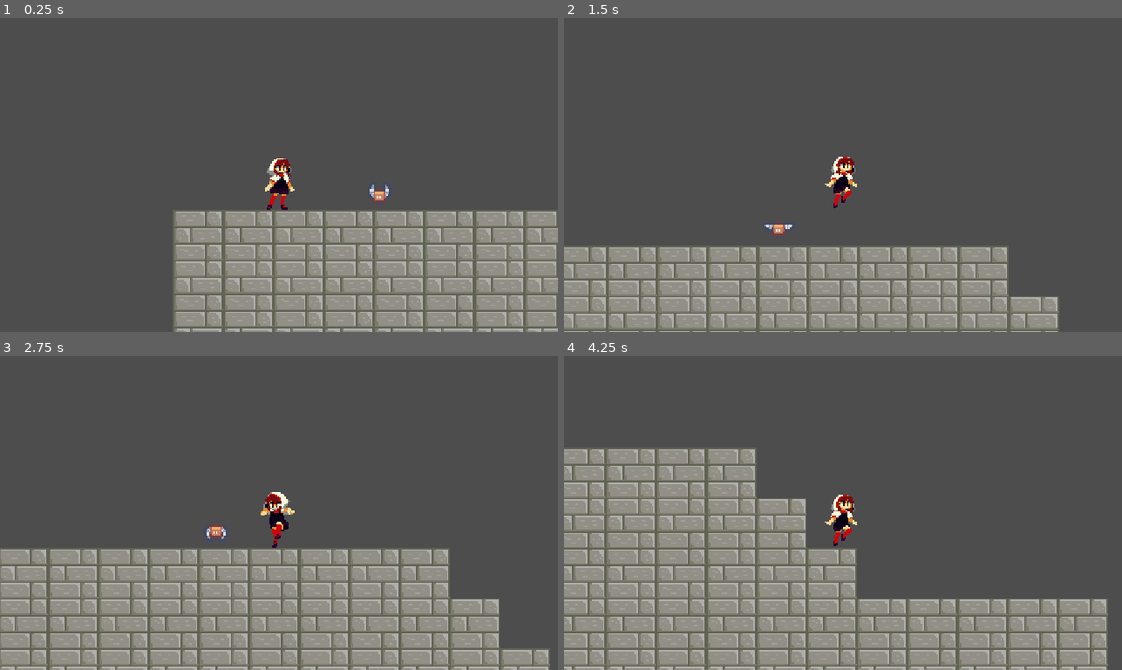
Above: before the commit, frames 1-4 (two rows, left to right).
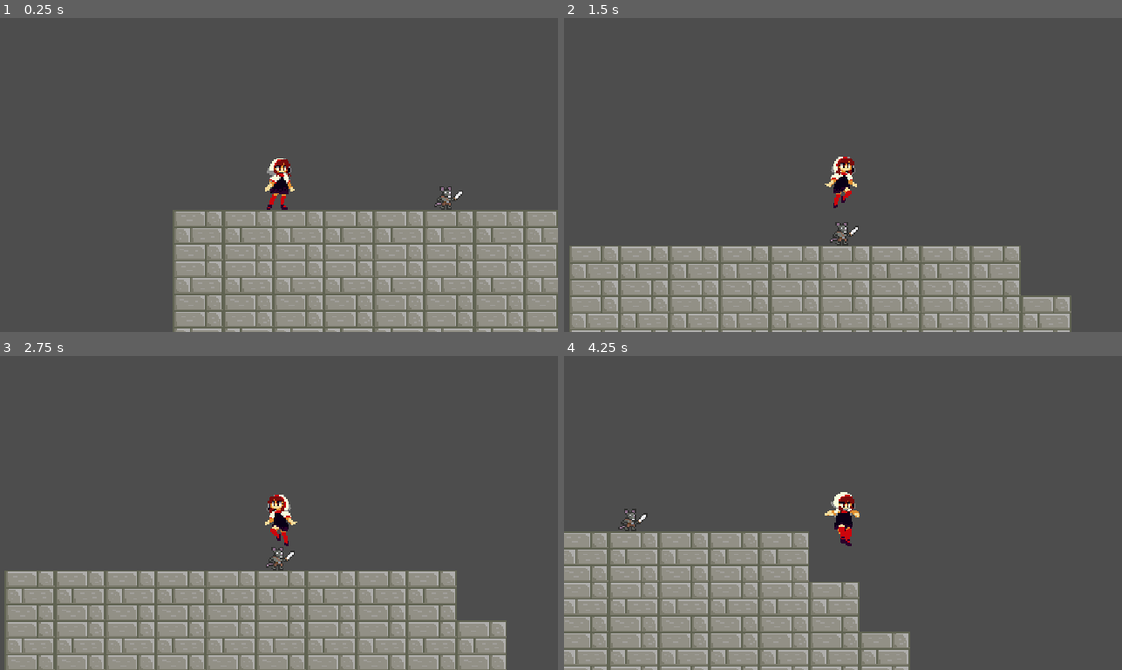
Above: after the commit, the same moments.

Repository: radagon828/GodotFourRepository
Game: Godot game, scene res://Scenes/Levels/DungeonOne.tscn
The game is run twice, just before and just after one commit, with the same random seed, the same clock (stepped at 60 frames per second) and the same inputs.
Inputs:
- Up to frame 1 (0.25 s): no input
- Up to frame 2 (1.5 s): hold Space (jump) 0.53-1.28 s; hold D (move_right) from 0.53 s (still down); tap E (attack) at 0.6 s; tap Space (jump) at 1.35 s
- Up to frame 3 (2.75 s): tap Space (jump) at 1.52, 1.82 s; tap E (attack) at 1.55, 2.1 s; release D (move_right) at 2.03 s; hold A (move_left) from 2.03 s (still down); hold Space (jump) from 2.03 s (still down)
- Up to frame 4 (4.25 s): release A (move_left) at 2.78 s; release Space (jump) at 2.78 s; hold D (move_right) from 2.78 s (still down); tap F (roll) at 2.85 s; tap Space (jump) at 3.02, 3.32 s; tap E (attack) at 3.05, 3.6 s; hold Space (jump) from 3.53 s (still down)

The runs differ from the first frame. In frame 1, 0.3% of the frame differs, in the area x 66-83%, y 53-62%; in frame 2, 10%; in frame 3, 25%, in the area x 0-99%, y 43-100%; in frame 4, 24%.

Commit message:
added new enemy and fix pursueing of the fly enemy

Diff:
--- /dev/null
+++ b/DemonASpect/Overlap/stats.tscn
@@ -0,0 +1,7 @@
+[gd_scene load_steps=2 format=3 uid="uid://bc8ifdp44oq5k"]
+
+[ext_resource type="Script" path="res://Scenes/Enemies/Stats.gd" id="1_dalkj"]
+
+[node name="Stats" type="Node"]
+script = ExtResource("1_dalkj")
+max_health = 3
--- a/DemonASpect/Scenes/Enemies/Enemy.gd
+++ b/DemonASpect/Scenes/Enemies/Enemy.gd
@@ -1,7 +1,7 @@
 extends CharacterBody2D
 
 var direction = Vector2.RIGHT
-var maxSpeed = 250
+var maxSpeed = 55
 var gravity = 500
 
 enum {
@@ -38,7 +38,6 @@
 
 		HURT:
 			hurt_state(delta)
-#	print(velocity)
 	move()
 
 func idle_state(delta):
@@ -48,14 +47,14 @@
 
 func accelerate_towards_point(point, delta):
 	var direction = global_position.direction_to(point)
-	velocity = velocity.move_toward(direction * maxSpeed, 300 * delta)
+	var distance = point.x - global_position.x
+	print(distance)
+	velocity.x = velocity.move_toward(direction * maxSpeed, 300 * delta).x
 
 func seek_player():
-	pass
 	if playerDetectionZone.can_see_player():
-#		print("still see you ")
-#		print(playerDetectionZone.player.position.x)
-		state = CHASE
+#		state = CHASE
+		pass
 
 func chase_state(delta):
 	var player = playerDetectionZone.player
--- a/DemonASpect/Scenes/Enemies/Enemy.tscn
+++ b/DemonASpect/Scenes/Enemies/EnemyGeneric.tscn
@@ -4,7 +4,8 @@
 [ext_resource type="Texture2D" uid="uid://du360hi8k8e03" path="res://Sprites/character_0024.png" id="2_sthru"]
 [ext_resource type="Texture2D" uid="uid://dlvprl0t4c8gj" path="res://Sprites/character_0025.png" id="3_iduow"]
 [ext_resource type="Texture2D" uid="uid://devkckj25s07d" path="res://Sprites/character_0026.png" id="4_jabok"]
-[ext_resource type="Script" path="res://Scenes/Enemies/Stats.gd" id="5_7hrgx"]
+[ext_resource type="PackedScene" uid="uid://baddeb1ytda56" path="res://enemy_hurtbox.tscn" id="5_05ag3"]
+[ext_resource type="PackedScene" uid="uid://bc8ifdp44oq5k" path="res://Overlap/stats.tscn" id="5_et7bv"]
 [ext_resource type="PackedScene" uid="uid://dwedsao06ptsy" path="res://Overlap/player_detection_zone.tscn" id="6_fdw7v"]
 
 [sub_resource type="RectangleShape2D" id="RectangleShape2D_vtlj5"]
@@ -12,6 +13,14 @@
 
 [sub_resource type="SpriteFrames" id="SpriteFrames_hn6lb"]
 animations = [{
+"frames": [{
+"duration": 1.0,
+"texture": ExtResource("4_jabok")
+}],
+"loop": true,
+"name": &"Hurt",
+"speed": 5.0
+}, {
 "frames": [{
 "duration": 1.0,
 "texture": ExtResource("2_sthru")
@@ -27,11 +36,9 @@
 "speed": 15.0
 }]
 
-[sub_resource type="CircleShape2D" id="CircleShape2D_5ov12"]
-
 [sub_resource type="CapsuleShape2D" id="CapsuleShape2D_6cja8"]
 radius = 7.0
-height = 74.0
+height = 120.0
 
 [node name="EnemyGeneric" type="CharacterBody2D"]
 script = ExtResource("1_25ktf")
@@ -43,7 +50,7 @@
 [node name="AnimatedSprite2D" type="AnimatedSprite2D" parent="."]
 position = Vector2(0, -12)
 sprite_frames = SubResource("SpriteFrames_hn6lb")
-animation = &"Idle"
+animation = &"Hurt"
 autoplay = "Idle"
 
 [node name="Sprite2D" type="Sprite2D" parent="."]
@@ -51,18 +58,9 @@
 position = Vector2(0, -12)
 texture = ExtResource("3_iduow")
 
-[node name="EnemyHurtbox" type="Area2D" parent="."]
-collision_layer = 16
-collision_mask = 2
+[node name="EnemyHurtbox" parent="." instance=ExtResource("5_05ag3")]
 
-[node name="CollisionShape2D" type="CollisionShape2D" parent="EnemyHurtbox"]
-position = Vector2(0, -12)
-rotation = 1.5708
-shape = SubResource("CircleShape2D_5ov12")
-
-[node name="Stats" type="Node" parent="."]
-script = ExtResource("5_7hrgx")
-max_health = 3
+[node name="Stats" parent="." instance=ExtResource("5_et7bv")]
 
 [node name="PlayerDetectionZone" parent="." instance=ExtResource("6_fdw7v")]
 
@@ -70,7 +68,7 @@
 position = Vector2(0, -12)
 rotation = 1.5708
 shape = SubResource("CapsuleShape2D_6cja8")
+one_way_collision_margin = 0.0
 
-[connection signal="no_health" from="Stats" to="." method="_on_stats_no_health"]
-
+[editable path="EnemyHurtbox"]
 [editable path="PlayerDetectionZone"]
--- a/DemonASpect/Scenes/Enemies/PlayerDetectionZone.gd
+++ b/DemonASpect/Scenes/Enemies/PlayerDetectionZone.gd
@@ -1,6 +1,7 @@
 extends Area2D
 
 var player = null
+@onready var detectionZone = $CollisionShape2D
 
 func can_see_player():
 	return player != null
--- /dev/null
+++ b/DemonASpect/Scenes/Enemies/rat_man.gd
@@ -0,0 +1,46 @@
+extends CharacterBody2D
+
+const max_speed = 125
+const gravity = 300
+
+enum {
+	IDLE,
+	CHASE,
+	ATTACK,
+	HURT
+}
+
+var state = IDLE
+
+@onready var playerDetectionZone = $PlayerDetectionZone
+@onready var stats = $Stats
+@onready var animationPlayer = $AnimationPlayer
+
+func _ready():
+	velocity = velocity
+	set_velocity(velocity)
+	$EnemyHurtbox.area_entered.connect(on_hurtbox_entered)
+
+func _physics_process(delta):
+	match state:
+		IDLE:
+			idle_state(delta)
+		CHASE:
+			pass
+		ATTACK:
+			pass
+		HURT:
+			pass
+
+func idle_state(delta):
+	animationPlayer.play("idle")
+
+func on_hurtbox_entered(area: Area2D):
+	stats.health -= 1
+
+func move():
+	set_up_direction(Vector2.UP)
+	move_and_slide()
+
+func _on_stats_no_health():
+	queue_free()
--- /dev/null
+++ b/DemonASpect/Scenes/Enemies/rat_man.tscn
@@ -0,0 +1,181 @@
+[gd_scene load_steps=16 format=3 uid="uid://bigfuro2dpaji"]
+
+[ext_resource type="Script" path="res://Scenes/Enemies/rat_man.gd" id="1_4bqom"]
+[ext_resource type="Texture2D" uid="uid://up4m31dq3msa" path="res://Sprites/Ratfolk Warrior Sprite Sheet.png" id="2_o1tjv"]
+[ext_resource type="PackedScene" uid="uid://dwedsao06ptsy" path="res://Overlap/player_detection_zone.tscn" id="3_3inlg"]
+[ext_resource type="PackedScene" uid="uid://baddeb1ytda56" path="res://enemy_hurtbox.tscn" id="4_d8kxv"]
+[ext_resource type="PackedScene" uid="uid://bc8ifdp44oq5k" path="res://Overlap/stats.tscn" id="4_pw2ud"]
+
+[sub_resource type="CapsuleShape2D" id="CapsuleShape2D_rhg74"]
+radius = 4.0
+height = 16.0
+
+[sub_resource type="CapsuleShape2D" id="CapsuleShape2D_c10dw"]
+radius = 8.0
+height = 96.0
+
+[sub_resource type="Animation" id="Animation_1serv"]
+resource_name = "idle"
+length = 0.4
+loop_mode = 1
+tracks/0/type = "value"
+tracks/0/imported = false
+tracks/0/enabled = true
+tracks/0/path = NodePath("Sprite2D:frame")
+tracks/0/interp = 1
+tracks/0/loop_wrap = true
+tracks/0/keys = {
+"times": PackedFloat32Array(0, 0.1, 0.2, 0.3),
+"transitions": PackedFloat32Array(1, 1, 1, 1),
+"update": 1,
+"values": [0, 1, 2, 3]
+}
+
+[sub_resource type="Animation" id="Animation_ch8en"]
+length = 0.001
+tracks/0/type = "value"
+tracks/0/imported = false
+tracks/0/enabled = true
+tracks/0/path = NodePath("Sprite2D:frame")
+tracks/0/interp = 1
+tracks/0/loop_wrap = true
+tracks/0/keys = {
+"times": PackedFloat32Array(0),
+"transitions": PackedFloat32Array(1),
+"update": 1,
+"values": [0]
+}
+
+[sub_resource type="Animation" id="Animation_37ii2"]
+resource_name = "chase"
+length = 0.8
+tracks/0/type = "value"
+tracks/0/imported = false
+tracks/0/enabled = true
+tracks/0/path = NodePath("Sprite2D:frame")
+tracks/0/interp = 1
+tracks/0/loop_wrap = true
+tracks/0/keys = {
+"times": PackedFloat32Array(0, 0.1, 0.2, 0.3, 0.4, 0.5, 0.6, 0.7),
+"transitions": PackedFloat32Array(1, 1, 1, 1, 1, 1, 1, 1),
+"update": 1,
+"values": [8, 9, 10, 11, 12, 13, 14, 15]
+}
+
+[sub_resource type="Animation" id="Animation_fduhc"]
+resource_name = "attack"
+length = 0.7
+tracks/0/type = "value"
+tracks/0/imported = false
+tracks/0/enabled = true
+tracks/0/path = NodePath("Sprite2D:frame")
+tracks/0/interp = 1
+tracks/0/loop_wrap = true
+tracks/0/keys = {
+"times": PackedFloat32Array(0, 0.1, 0.2, 0.3, 0.4, 0.5, 0.6),
+"transitions": PackedFloat32Array(1, 1, 1, 1, 1, 1, 1),
+"update": 1,
+"values": [16, 17, 18, 19, 20, 21, 22]
+}
+
+[sub_resource type="Animation" id="Animation_0yj0w"]
+resource_name = "jumpattack"
+length = 0.8
+tracks/0/type = "value"
+tracks/0/imported = false
+tracks/0/enabled = true
+tracks/0/path = NodePath("Sprite2D:frame")
+tracks/0/interp = 1
+tracks/0/loop_wrap = true
+tracks/0/keys = {
+"times": PackedFloat32Array(0, 0.1, 0.2, 0.3, 0.4, 0.5, 0.6, 0.7),
+"transitions": PackedFloat32Array(1, 1, 1, 1, 1, 1, 1, 1),
+"update": 1,
+"values": [24, 25, 26, 27, 28, 29, 30, 31]
+}
+
+[sub_resource type="Animation" id="Animation_h6isf"]
+resource_name = "hurt"
+length = 0.4
+tracks/0/type = "value"
+tracks/0/imported = false
+tracks/0/enabled = true
+tracks/0/path = NodePath("Sprite2D:frame")
+tracks/0/interp = 1
+tracks/0/loop_wrap = true
+tracks/0/keys = {
+"times": PackedFloat32Array(0, 0.1, 0.2, 0.3),
+"transitions": PackedFloat32Array(1, 1, 1, 1),
+"update": 1,
+"values": [32, 33, 34, 35]
+}
+
+[sub_resource type="Animation" id="Animation_p4b5h"]
+resource_name = "death"
+length = 0.5
+tracks/0/type = "value"
+tracks/0/imported = false
+tracks/0/enabled = true
+tracks/0/path = NodePath("Sprite2D:frame")
+tracks/0/interp = 1
+tracks/0/loop_wrap = true
+tracks/0/keys = {
+"times": PackedFloat32Array(0, 0.1, 0.2, 0.3, 0.4),
+"transitions": PackedFloat32Array(1, 1, 1, 1, 1),
+"update": 1,
+"values": [40, 41, 42, 43, 44]
+}
+
+[sub_resource type="AnimationLibrary" id="AnimationLibrary_eqc65"]
+_data = {
+"RESET": SubResource("Animation_ch8en"),
+"attack": SubResource("Animation_fduhc"),
+"chase": SubResource("Animation_37ii2"),
+"death": SubResource("Animation_p4b5h"),
+"hurt": SubResource("Animation_h6isf"),
+"idle": SubResource("Animation_1serv"),
+"jumpattack": SubResource("Animation_0yj0w")
+}
+
+[node name="RatMan" type="CharacterBody2D"]
+script = ExtResource("1_4bqom")
+metadata/_edit_group_ = true
+
+[node name="CollisionShape2D" type="CollisionShape2D" parent="."]
+position = Vector2(0, -8)
+shape = SubResource("CapsuleShape2D_rhg74")
+
+[node name="PlayerDetectionZone" parent="." instance=ExtResource("3_3inlg")]
+
+[node name="CollisionShape2D" parent="PlayerDetectionZone" index="0"]
+position = Vector2(0, -8)
+rotation = 1.5708
+shape = SubResource("CapsuleShape2D_c10dw")
+
+[node name="Stats" parent="." instance=ExtResource("4_pw2ud")]
+
+[node name="EnemyHurtbox" parent="." instance=ExtResource("4_d8kxv")]
+
+[node name="CollisionShape2D" parent="EnemyHurtbox" index="0"]
+position = Vector2(0, -8)
+
+[node name="AnimationPlayer" type="AnimationPlayer" parent="."]
+libraries = {
+"": SubResource("AnimationLibrary_eqc65")
+}
+
+[node name="Sprite2D" type="Sprite2D" parent="."]
+position = Vector2(0, -16)
+texture = ExtResource("2_o1tjv")
+hframes = 8
+vframes = 6
+
+[node name="Hitboxes" type="Node2D" parent="."]
+position = Vector2(0, -16)
+
+[node name="AttackOne" type="CollisionShape2D" parent="Hitboxes"]
+
+[connection signal="no_health" from="Stats" to="." method="_on_stats_no_health"]
+
+[editable path="PlayerDetectionZone"]
+[editable path="EnemyHurtbox"]
--- a/DemonASpect/Scenes/Levels/DungeonOne.tscn
+++ b/DemonASpect/Scenes/Levels/DungeonOne.tscn
@@ -1,8 +1,8 @@
-[gd_scene load_steps=6 format=3 uid="uid://btq5158682tgx"]
+[gd_scene load_steps=6 format=3 uid="uid://1dvlpodwymuq"]
 
 [ext_resource type="Texture2D" uid="uid://cwuysqacimqb2" path="res://Sprites/stone wall.png" id="1"]
 [ext_resource type="PackedScene" uid="uid://bbe055orfkex8" path="res://Scenes/Player/Player.tscn" id="2"]
-[ext_resource type="PackedScene" uid="uid://bts43hjoj71hj" path="res://Scenes/Enemies/Enemy.tscn" id="3_y0g04"]
+[ext_resource type="PackedScene" uid="uid://bigfuro2dpaji" path="res://Scenes/Enemies/rat_man.tscn" id="3_h0jpf"]
 
 [sub_resource type="TileSetAtlasSource" id="TileSetAtlasSource_8mvcs"]
 texture = ExtResource("1")
@@ -77,5 +77,5 @@
 offset = Vector2(0, -25)
 zoom = Vector2(0.8, 0.8)
 
-[node name="Enemy" parent="." instance=ExtResource("3_y0g04")]
-position = Vector2(148, 108)
+[node name="RatMan" parent="." instance=ExtResource("3_h0jpf")]
+position = Vector2(196, 108)
--- /dev/null
+++ b/DemonASpect/enemy_hurtbox.tscn
@@ -0,0 +1,12 @@
+[gd_scene load_steps=2 format=3 uid="uid://baddeb1ytda56"]
+
+[sub_resource type="CircleShape2D" id="CircleShape2D_5ov12"]
+
+[node name="EnemyHurtbox" type="Area2D"]
+collision_layer = 16
+collision_mask = 2
+
+[node name="CollisionShape2D" type="CollisionShape2D" parent="."]
+position = Vector2(0, -12)
+rotation = 1.5708
+shape = SubResource("CircleShape2D_5ov12")
Binary file added: DemonASpect/Sprites/Ratfolk Warrior Sprite Sheet.png
Not shown, added: DemonASpect/Sprites/Ratfolk Warrior Sprite Sheet.png.import
